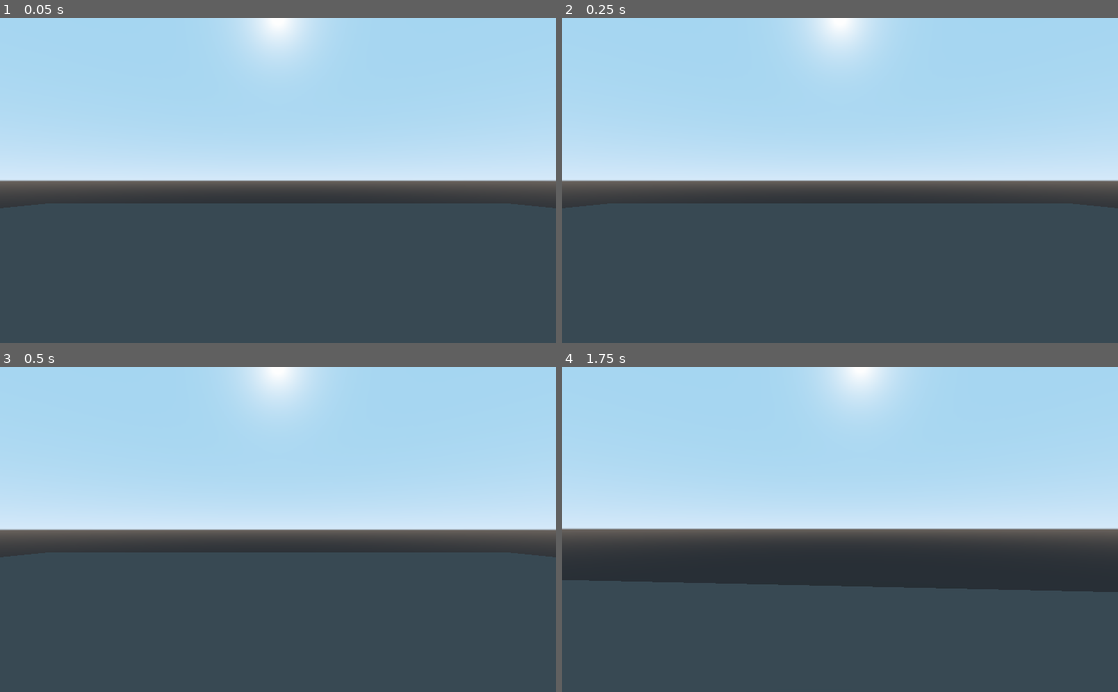
Above: before the commit, frames 1-4 (two rows, left to right).
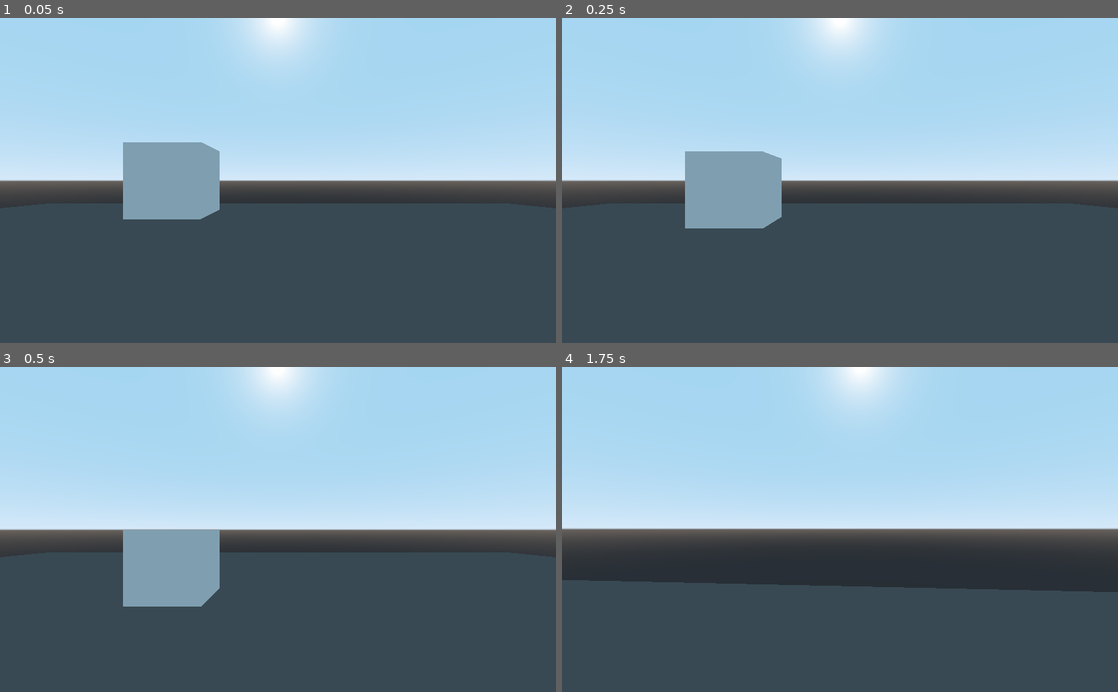
Above: after the commit, the same moments.

Repository: AlixBarreaux/game-jam
Game: Godot game, scene res://Main.tscn
Same seed, same stepped clock (60 frames per second), same inputs: the game is played once before the commit and once after it.
Inputs (mouse positions are in pixels of both pictures, inside the frame that each line leads up to):
- Up to frame 1 (0.05 s): no input
- Up to frame 2 (0.25 s): no input
- Up to frame 3 (0.5 s): no input
- Up to frame 4 (1.75 s): tap Enter at 0.5 s; move the mouse to (867, 529) at 0.52 s; hold Z (move_forward) from 0.53 s (still down); tap E (interact) at 0.6, 1.35 s; move the mouse to (812, 529) at 1.27 s

The runs differ from the first frame. In frame 1, 4.0% of the frame differs, in the area x 22-40%, y 38-62%; in frame 2, 4.0%; in frame 3, 4.0%, in the area x 22-40%, y 50-74%; in frame 4, nothing differs.

Commit message:
improve basic interaction with base scene interactable

Diff:
--- a/Interactables/Interactable.tscn
+++ b/Interactables/Interactable.tscn
@@ -2,5 +2,7 @@
 
 [ext_resource path="res://Interactables/interactable.gd" type="Script" id=1]
 
-[node name="Interactable" type="Node"]
+[node name="Interactable" type="Area"]
+collision_layer = 4
+collision_mask = 7
 script = ExtResource( 1 )
--- a/Interactables/Items/Item.tscn
+++ b/Interactables/Items/Item.tscn
@@ -1,10 +1,27 @@
-[gd_scene load_steps=3 format=2]
+[gd_scene load_steps=6 format=2]
 
 [ext_resource path="res://Interactables/Items/item.gd" type="Script" id=1]
 [ext_resource path="res://Interactables/Interactable.tscn" type="PackedScene" id=2]
 
+[sub_resource type="CubeMesh" id=2]
+
+[sub_resource type="BoxShape" id=3]
+
+[sub_resource type="SphereShape" id=1]
+radius = 2.0
+
 [node name="Item" type="RigidBody"]
 script = ExtResource( 1 )
 
+[node name="MeshInstance" type="MeshInstance" parent="."]
+mesh = SubResource( 2 )
+material/0 = null
+
+[node name="CollisionShape" type="CollisionShape" parent="."]
+shape = SubResource( 3 )
+
 [node name="Interactable" parent="." instance=ExtResource( 2 )]
+
+[node name="CollisionShape" type="CollisionShape" parent="Interactable"]
+shape = SubResource( 1 )
 [connection signal="interaction_received" from="Interactable" to="." method="_on_Interactable_interaction_received"]
--- a/Player/Interact_Raycast/InteractRayCast.tscn
+++ b/Player/Interact_Raycast/InteractRayCast.tscn
@@ -4,4 +4,6 @@
 
 [node name="InteractRayCast" type="RayCast"]
 cast_to = Vector3( 0, 0, -20 )
+collision_mask = 7
+collide_with_areas = true
 script = ExtResource( 1 )
--- a/Player/Interact_Raycast/interact_ray_cast.gd
+++ b/Player/Interact_Raycast/interact_ray_cast.gd
@@ -20,18 +20,12 @@
 			collider.receive_interaction()
 		else:
 			printerr("(!) ERROR: Collider doesn't have method receive_interaction!")
-#
-#	print(self.enabled)
 
 
 func _unhandled_key_input(_event: InputEventKey) -> void:
 	if Input.is_action_just_pressed("interact"):
-		print("enabled")
-#		self.enabled = true
+		self.enabled = true
 	if Input.is_action_just_released("interact"):
-#		self.enabled = false
-		print("disabled")
-
-#	print(self.enabled)
+		self.enabled = false
 
 # -------------------- DECLARE FUNCTIONS --------------------
--- a/Singletons/settings.gd
+++ b/Singletons/settings.gd
@@ -7,7 +7,7 @@
 # --------------------   RUN THE CODE    --------------------
 
 func _ready() -> void:
-	print(OS.get_latin_keyboard_variant())
+#	print(OS.get_latin_keyboard_variant())
 	pass
 
 # -------------------- DECLARE FUNCTIONS --------------------
--- a/World.tscn
+++ b/World.tscn
@@ -30,4 +30,4 @@
 [node name="Items" type="Spatial" parent="."]
 
 [node name="Item" parent="Items" instance=ExtResource( 2 )]
-transform = Transform( 1, 0, 0, 0, 1, 0, 0, 0, 1, 8, 0, 0 )
+transform = Transform( 1, 0, 0, 0, 1, 0, 0, 0, 1, -3, 2, -7 )
Not shown, removed: Translations/GUI_Translations/.~lock.gui_translations.csv#
